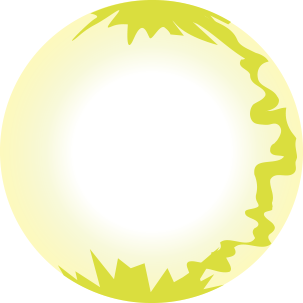
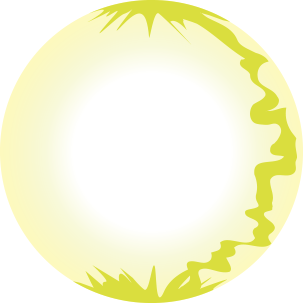
Layered file, before and after one edit (303 × 303). Changes by layer:
added layer "2" above "1" over [73, 0, 230, 303]
hid "Objeto inteligente vectorial" (6th of 8) over [58, 247, 224, 303]
hid "Objeto inteligente vectorial" (7th of 8) over [72, 0, 231, 45]
